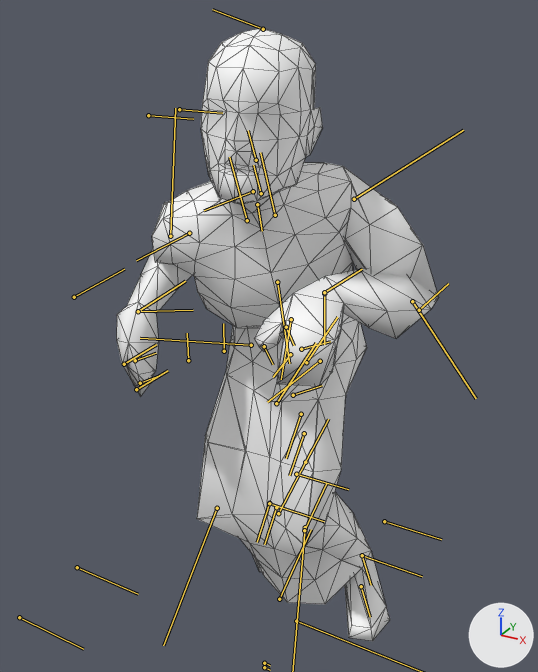
The FBX model Contents/mods/The Last of Us Infected/media/anims_X/Zombie/clickerWalk4.fbx: old version first, new version second.
Both versions are drawn from a camera (50 mm lens) standing at (41.7, -85.4, 86.9) and looking at (-0.9, -7.9, 48.2). Arrows for +X, +Y and +Z are at lower right; the lights stay in place. Both versions are drawn at frame 19 of the action 'clickerWalk4'; the numbers are the values there. The bones that bend it are drawn over the model as lines. Mesh edges are drawn as thin lines.

The first picture shows 'Body'.
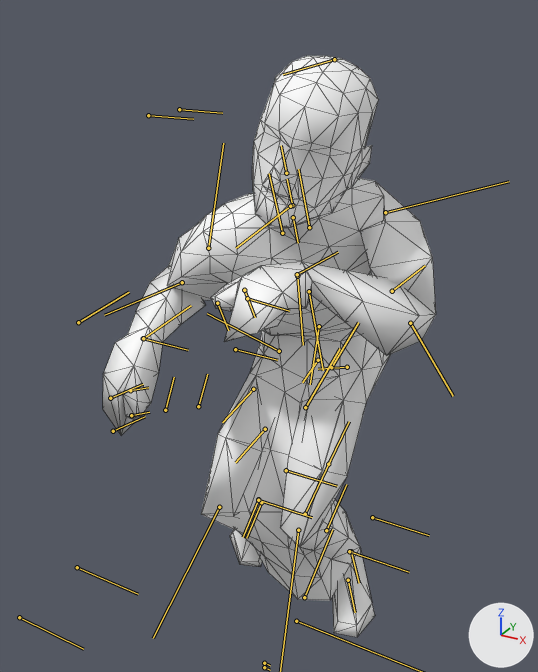
Pixel boxes (x1, y1, x2, y2) of what changed, in the pictures (538 x 672 px):
'Body', posed: before (117, 28, 438, 641); after (103, 56, 436, 637)
bone 'Bip01_Pelvis', root to tip: before (290, 354) to (273, 377); after (318, 360) to (302, 382)
bone 'Bip01_L_Thigh', root to tip: before (320, 361) to (267, 402); after (347, 367) to (318, 369)
bone 'Bip01_Head', root to tip: before (253, 191) to (204, 210); after (290, 206) to (236, 248)
bone 'Bip01_L_UpperArm', root to tip: before (354, 199) to (463, 130); after (385, 212) to (509, 181)
bone 'Bip01_L_Forearm', root to tip: before (412, 301) to (476, 398); after (410, 323) to (453, 396)
bone 'Bip01_R_UpperArm', root to tip: before (170, 236) to (175, 108); after (208, 248) to (223, 143)
bone 'Bip01_R_Forearm', root to tip: before (189, 233) to (136, 260); after (182, 282) to (104, 315)
bone 'Bip01_R_Thigh', root to tip: before (251, 345) to (140, 338); after (279, 351) to (207, 313)
bone 'Bip01_R_Calf', root to tip: before (217, 508) to (163, 645); after (219, 507) to (153, 638)

What the commit changed:
Bone 'Bip01_Pelvis' (bone_bip01_pelvis) moves from (-0.2, 4.3, -0.1) to (-2.3, 0.0, 2.0).
Bone 'Bip01_L_Thigh' (bone_bip01_l_thigh) turns from (-8, 6, 64) to (-9, -1, 76) degrees about its own x, y and z.
Bone 'Bip01_L_Calf' (bone_bip01_l_calf) turns from (-9, 18, -54) to (-14, 20, -69) degrees about its own x, y and z.
Bone 'Bip01_Head' (bone_bip01_head) turns from (-13, -16, -45) to (-22, -27, -31) degrees about its own x, y and z.
Bone 'Bip01_L_UpperArm' (bone_bip01_l_upperarm) turns from (18, 36, -65) to (13, 0, -96) degrees about its own x, y and z.
Bone 'Bip01_L_Forearm' (bone_bip01_l_forearm) turns from (62, -31, -125) to (48, -38, -102) degrees about its own x, y and z.
Bone 'Bip01_R_UpperArm' (bone_bip01_r_upperarm) turns from (-63, -57, 75) to (-7, -55, 17) degrees about its own x, y and z.
Bone 'Bip01_R_Forearm' (bone_bip01_r_forearm) turns from (-43, 19, -122) to (-41, 21, -114) degrees about its own x, y and z.
Bone 'Bip01_R_Thigh' (bone_bip01_r_thigh) turns from (28, -18, 70) to (19, -27, 79) degrees about its own x, y and z.
Bone 'Bip01_R_Calf' (bone_bip01_r_calf) turns from (6, -7, -76) to (8, -7, -86) degrees about its own x, y and z.
